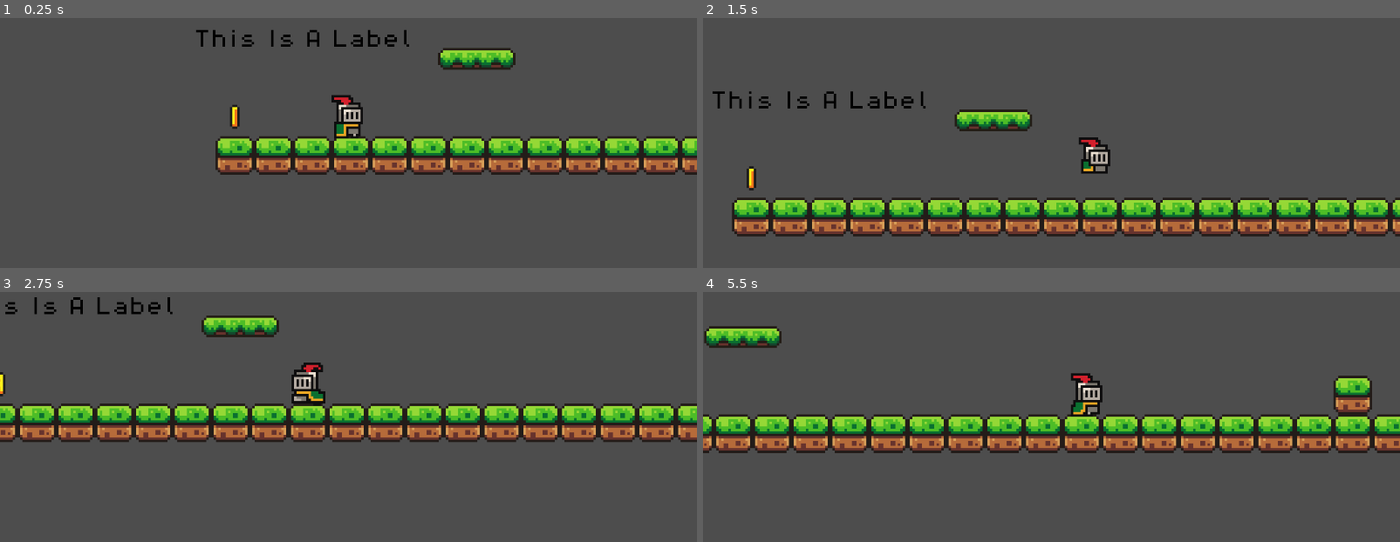
Above: before the commit, frames 1-4 (two rows, left to right).
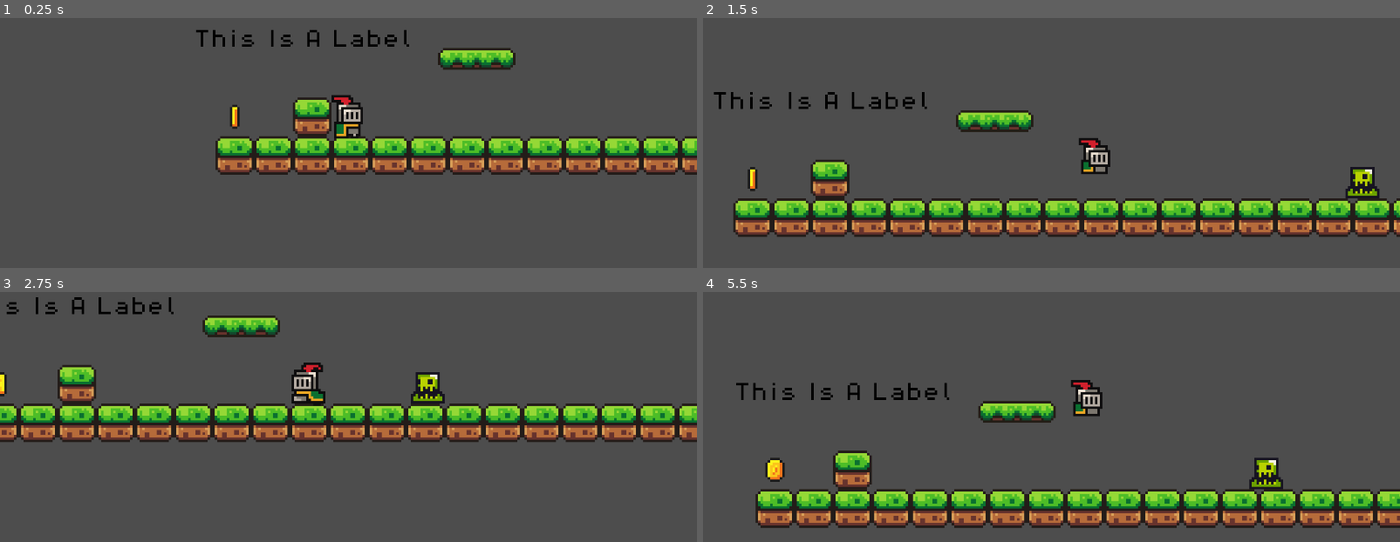
Above: after the commit, the same moments.

Repository: Mooshay105/Stem-Game-Project
Game: Godot game, scene res://sceens/main.tscn
The game is run twice, just before and just after one commit, with the same random seed, the same clock (stepped at 60 frames per second) and the same inputs.
Inputs:
- Up to frame 1 (0.25 s): no input
- Up to frame 2 (1.5 s): hold D (move_right) from 0.53 s (still down); tap Space (jump) at 0.77 s
- Up to frame 3 (2.75 s): tap Space (jump) at 1.52 s; release D (move_right) at 2.03 s; hold A (move_left) from 2.03 s (still down)
- Up to frame 4 (5.5 s): release A (move_left) at 2.78 s; hold D (move_right) 2.78-4.28 s; tap Space (jump) at 3.02, 3.77, 4.52 s; tap Shift (kill_key, bound only after the commit) at 4.15 s; hold A (move_left) 4.28-5.03 s; hold D (move_right) from 5.03 s (still down)

The runs differ from the first frame. In frame 1, 0.8% of the frame differs, in the area x 42-48%, y 31-48%; in frame 2, 7.4%; in frame 3, 4.7%; in frame 4, 33%, in the area x 0-100%, y 13-95%.

Commit message:
Do Stuff Like ALOT OF STUFF

Diff:
--- a/project.godot
+++ b/project.godot
@@ -34,6 +34,11 @@
 , Object(InputEventKey,"resource_local_to_scene":false,"resource_name":"","device":-1,"window_id":0,"alt_pressed":false,"shift_pressed":false,"ctrl_pressed":false,"meta_pressed":false,"pressed":false,"keycode":0,"physical_keycode":4194321,"key_label":0,"unicode":0,"echo":false,"script":null)
 ]
 }
+kill_key={
+"deadzone": 0.5,
+"events": [Object(InputEventKey,"resource_local_to_scene":false,"resource_name":"","device":-1,"window_id":0,"alt_pressed":false,"shift_pressed":false,"ctrl_pressed":false,"meta_pressed":false,"pressed":false,"keycode":0,"physical_keycode":4194325,"key_label":0,"unicode":0,"echo":false,"script":null)
+]
+}
 
 [rendering]
 
--- /dev/null
+++ b/sceens/kill.gd
@@ -0,0 +1,26 @@
+extends Area2D
+
+@onready var slime = $".."
+@onready var slimeSprite = $"../AnimatedSprite2D"
+@onready var timer = $"../Timer"
+@onready var killzone_collider = $"../Killzone/killzoneCollider"
+
+var isIn = false
+
+func _on_body_entered(body):
+	isIn = true
+
+func _on_body_exited(body):
+	isIn = false
+
+func _process(delta):
+	if Input.is_action_just_pressed("kill_key"):
+		if isIn == true:
+			killzone_collider.queue_free()
+			slimeSprite.play("die")
+			timer.start()
+
+
+func _on_timer_timeout():
+	slime.queue_free()
+	print("Died!")
--- a/sceens/killzone.tscn
+++ b/sceens/killzone.tscn
@@ -7,7 +7,7 @@
 script = ExtResource("1_30gle")
 
 [node name="Timer" type="Timer" parent="."]
-wait_time = 0.2
+wait_time = 0.1
 one_shot = true
 
 [connection signal="body_entered" from="." to="." method="_on_body_entered"]
--- a/sceens/main.tscn
+++ b/sceens/main.tscn
@@ -48,18 +48,6 @@
 8:0/0/physics_layer_0/linear_velocity = Vector2(0, 0)
 8:0/0/physics_layer_0/angular_velocity = 0.0
 8:0/0/physics_layer_0/polygon_0/points = PackedVector2Array(-8, -8, 8, -8, 8, 8, -8, 8)
-9:0/0 = 0
-9:0/0/physics_layer_0/linear_velocity = Vector2(0, 0)
-9:0/0/physics_layer_0/angular_velocity = 0.0
-9:0/0/physics_layer_0/polygon_0/points = PackedVector2Array(6.78125, -7.25, 8, -5.625, 8, 0, -8, -0.0625, -8, -8, -1.53125, -8, 1.28125, -7.125)
-10:0/0 = 0
-10:0/0/physics_layer_0/linear_velocity = Vector2(0, 0)
-10:0/0/physics_layer_0/angular_velocity = 0.0
-10:0/0/physics_layer_0/polygon_0/points = PackedVector2Array(-8, -6.25, 8, -6.0625, 8, 1.3125, -8, 1.3125)
-11:0/0 = 0
-11:0/0/physics_layer_0/linear_velocity = Vector2(0, 0)
-11:0/0/physics_layer_0/angular_velocity = 0.0
-11:0/0/physics_layer_0/polygon_0/points = PackedVector2Array(8, -8, 8, -0.3125, -8, 1.125, -8, -6.25)
 0:1/0 = 0
 0:1/0/physics_layer_0/linear_velocity = Vector2(0, 0)
 0:1/0/physics_layer_0/angular_velocity = 0.0
@@ -80,34 +68,6 @@
 4:1/0/physics_layer_0/linear_velocity = Vector2(0, 0)
 4:1/0/physics_layer_0/angular_velocity = 0.0
 4:1/0/physics_layer_0/polygon_0/points = PackedVector2Array(-8, -8, 8, -8, 8, 8, -8, 8)
-5:1/0 = 0
-5:1/0/physics_layer_0/linear_velocity = Vector2(0, 0)
-5:1/0/physics_layer_0/angular_velocity = 0.0
-5:1/0/physics_layer_0/polygon_0/points = PackedVector2Array(-8, -8, 8, -8, 8, 8, -8, 8)
-6:1/0 = 0
-6:1/0/physics_layer_0/linear_velocity = Vector2(0, 0)
-6:1/0/physics_layer_0/angular_velocity = 0.0
-6:1/0/physics_layer_0/polygon_0/points = PackedVector2Array(-8, -8, 8, -8, 8, 8, -8, 8)
-7:1/0 = 0
-7:1/0/physics_layer_0/linear_velocity = Vector2(0, 0)
-7:1/0/physics_layer_0/angular_velocity = 0.0
-7:1/0/physics_layer_0/polygon_0/points = PackedVector2Array(-8, -8, 8, -8, 8, 8, -8, 8)
-8:1/0 = 0
-8:1/0/physics_layer_0/linear_velocity = Vector2(0, 0)
-8:1/0/physics_layer_0/angular_velocity = 0.0
-8:1/0/physics_layer_0/polygon_0/points = PackedVector2Array(-8, -8, 8, -8, 8, 8, -8, 8)
-9:1/0 = 0
-9:1/0/physics_layer_0/linear_velocity = Vector2(0, 0)
-9:1/0/physics_layer_0/angular_velocity = 0.0
-9:1/0/physics_layer_0/polygon_0/points = PackedVector2Array(8, -6.25, 8, 1.125, -8, -1.25, -8, -8)
-10:1/0 = 0
-10:1/0/physics_layer_0/linear_velocity = Vector2(0, 0)
-10:1/0/physics_layer_0/angular_velocity = 0.0
-10:1/0/physics_layer_0/polygon_0/points = PackedVector2Array(-8, -6.25, 8, -6.0625, 8, 1.3125, -8, 1.3125)
-11:1/0 = 0
-11:1/0/physics_layer_0/linear_velocity = Vector2(0, 0)
-11:1/0/physics_layer_0/angular_velocity = 0.0
-11:1/0/physics_layer_0/polygon_0/points = PackedVector2Array(8, -8, 8, -0.3125, -8, 1.125, -8, -6.25)
 0:2/0 = 0
 0:2/0/physics_layer_0/linear_velocity = Vector2(0, 0)
 0:2/0/physics_layer_0/angular_velocity = 0.0
@@ -128,34 +88,6 @@
 4:2/0/physics_layer_0/linear_velocity = Vector2(0, 0)
 4:2/0/physics_layer_0/angular_velocity = 0.0
 4:2/0/physics_layer_0/polygon_0/points = PackedVector2Array(-8, -8, 8, -8, 8, 8, -8, 8)
-5:2/0 = 0
-5:2/0/physics_layer_0/linear_velocity = Vector2(0, 0)
-5:2/0/physics_layer_0/angular_velocity = 0.0
-5:2/0/physics_layer_0/polygon_0/points = PackedVector2Array(-8, -8, 8, -8, 8, 8, -8, 8)
-6:2/0 = 0
-6:2/0/physics_layer_0/linear_velocity = Vector2(0, 0)
-6:2/0/physics_layer_0/angular_velocity = 0.0
-6:2/0/physics_layer_0/polygon_0/points = PackedVector2Array(-8, -8, 8, -8, 8, 8, -8, 8)
-7:2/0 = 0
-7:2/0/physics_layer_0/linear_velocity = Vector2(0, 0)
-7:2/0/physics_layer_0/angular_velocity = 0.0
-7:2/0/physics_layer_0/polygon_0/points = PackedVector2Array(-8, -8, 8, -8, 8, 8, -8, 8)
-8:2/0 = 0
-8:2/0/physics_layer_0/linear_velocity = Vector2(0, 0)
-8:2/0/physics_layer_0/angular_velocity = 0.0
-8:2/0/physics_layer_0/polygon_0/points = PackedVector2Array(-8, -8, 8, -8, 8, 8, -8, 8)
-9:2/0 = 0
-9:2/0/physics_layer_0/linear_velocity = Vector2(0, 0)
-9:2/0/physics_layer_0/angular_velocity = 0.0
-9:2/0/physics_layer_0/polygon_0/points = PackedVector2Array(8, -6.25, 8, 1.125, -8, -1.25, -8, -8)
-10:2/0 = 0
-10:2/0/physics_layer_0/linear_velocity = Vector2(0, 0)
-10:2/0/physics_layer_0/angular_velocity = 0.0
-10:2/0/physics_layer_0/polygon_0/points = PackedVector2Array(-8, -6.25, 8, -6.0625, 8, 1.3125, -8, 1.3125)
-11:2/0 = 0
-11:2/0/physics_layer_0/linear_velocity = Vector2(0, 0)
-11:2/0/physics_layer_0/angular_velocity = 0.0
-11:2/0/physics_layer_0/polygon_0/points = PackedVector2Array(8, -8, 8, -0.3125, -8, 1.125, -8, -6.25)
 0:3/0 = 0
 0:3/0/physics_layer_0/linear_velocity = Vector2(0, 0)
 0:3/0/physics_layer_0/angular_velocity = 0.0
@@ -166,247 +98,75 @@
 2:3/0/physics_layer_0/linear_velocity = Vector2(0, 0)
 2:3/0/physics_layer_0/angular_velocity = 0.0
 2:3/0/physics_layer_0/polygon_0/points = PackedVector2Array(-8, -8, 8, -8, 8, 8, -8, 8)
-5:3/0 = 0
-5:3/0/physics_layer_0/linear_velocity = Vector2(0, 0)
-5:3/0/physics_layer_0/angular_velocity = 0.0
-6:3/0 = 0
-6:3/0/physics_layer_0/linear_velocity = Vector2(0, 0)
-6:3/0/physics_layer_0/angular_velocity = 0.0
-7:3/0 = 0
-7:3/0/physics_layer_0/linear_velocity = Vector2(0, 0)
-7:3/0/physics_layer_0/angular_velocity = 0.0
-8:3/0 = 0
-8:3/0/physics_layer_0/linear_velocity = Vector2(0, 0)
-8:3/0/physics_layer_0/angular_velocity = 0.0
-9:3/0 = 0
-9:3/0/physics_layer_0/linear_velocity = Vector2(0, 0)
-9:3/0/physics_layer_0/angular_velocity = 0.0
 0:4/0 = 0
 0:4/0/physics_layer_0/linear_velocity = Vector2(0, 0)
 0:4/0/physics_layer_0/angular_velocity = 0.0
 1:4/0 = 0
 1:4/0/physics_layer_0/linear_velocity = Vector2(0, 0)
 1:4/0/physics_layer_0/angular_velocity = 0.0
-5:4/0 = 0
-5:4/0/physics_layer_0/linear_velocity = Vector2(0, 0)
-5:4/0/physics_layer_0/angular_velocity = 0.0
-6:4/0 = 0
-6:4/0/physics_layer_0/linear_velocity = Vector2(0, 0)
-6:4/0/physics_layer_0/angular_velocity = 0.0
-7:4/0 = 0
-7:4/0/physics_layer_0/linear_velocity = Vector2(0, 0)
-7:4/0/physics_layer_0/angular_velocity = 0.0
-8:4/0 = 0
-8:4/0/physics_layer_0/linear_velocity = Vector2(0, 0)
-8:4/0/physics_layer_0/angular_velocity = 0.0
-9:4/0 = 0
-9:4/0/physics_layer_0/linear_velocity = Vector2(0, 0)
-9:4/0/physics_layer_0/angular_velocity = 0.0
 0:5/0 = 0
 0:5/0/physics_layer_0/linear_velocity = Vector2(0, 0)
 0:5/0/physics_layer_0/angular_velocity = 0.0
 1:5/0 = 0
 1:5/0/physics_layer_0/linear_velocity = Vector2(0, 0)
 1:5/0/physics_layer_0/angular_velocity = 0.0
-5:5/0 = 0
-5:5/0/physics_layer_0/linear_velocity = Vector2(0, 0)
-5:5/0/physics_layer_0/angular_velocity = 0.0
-6:5/0 = 0
-6:5/0/physics_layer_0/linear_velocity = Vector2(0, 0)
-6:5/0/physics_layer_0/angular_velocity = 0.0
-7:5/0 = 0
-7:5/0/physics_layer_0/linear_velocity = Vector2(0, 0)
-7:5/0/physics_layer_0/angular_velocity = 0.0
-8:5/0 = 0
-8:5/0/physics_layer_0/linear_velocity = Vector2(0, 0)
-8:5/0/physics_layer_0/angular_velocity = 0.0
 1:6/0 = 0
 1:6/0/physics_layer_0/linear_velocity = Vector2(0, 0)
 1:6/0/physics_layer_0/angular_velocity = 0.0
-5:6/0 = 0
-5:6/0/physics_layer_0/linear_velocity = Vector2(0, 0)
-5:6/0/physics_layer_0/angular_velocity = 0.0
-6:6/0 = 0
-6:6/0/physics_layer_0/linear_velocity = Vector2(0, 0)
-6:6/0/physics_layer_0/angular_velocity = 0.0
-7:6/0 = 0
-7:6/0/physics_layer_0/linear_velocity = Vector2(0, 0)
-7:6/0/physics_layer_0/angular_velocity = 0.0
-8:6/0 = 0
-8:6/0/physics_layer_0/linear_velocity = Vector2(0, 0)
-8:6/0/physics_layer_0/angular_velocity = 0.0
 0:7/0 = 0
 0:7/0/physics_layer_0/linear_velocity = Vector2(0, 0)
 0:7/0/physics_layer_0/angular_velocity = 0.0
 1:7/0 = 0
 1:7/0/physics_layer_0/linear_velocity = Vector2(0, 0)
 1:7/0/physics_layer_0/angular_velocity = 0.0
-3:7/0 = 0
-3:7/0/physics_layer_0/linear_velocity = Vector2(0, 0)
-3:7/0/physics_layer_0/angular_velocity = 0.0
-5:7/0 = 0
-5:7/0/physics_layer_0/linear_velocity = Vector2(0, 0)
-5:7/0/physics_layer_0/angular_velocity = 0.0
-6:7/0 = 0
-6:7/0/physics_layer_0/linear_velocity = Vector2(0, 0)
-6:7/0/physics_layer_0/angular_velocity = 0.0
-7:7/0 = 0
-7:7/0/physics_layer_0/linear_velocity = Vector2(0, 0)
-7:7/0/physics_layer_0/angular_velocity = 0.0
-8:7/0 = 0
-8:7/0/physics_layer_0/linear_velocity = Vector2(0, 0)
-8:7/0/physics_layer_0/angular_velocity = 0.0
 0:8/0 = 0
 0:8/0/physics_layer_0/linear_velocity = Vector2(0, 0)
 0:8/0/physics_layer_0/angular_velocity = 0.0
 1:8/0 = 0
 1:8/0/physics_layer_0/linear_velocity = Vector2(0, 0)
 1:8/0/physics_layer_0/angular_velocity = 0.0
-2:8/0 = 0
-2:8/0/physics_layer_0/linear_velocity = Vector2(0, 0)
-2:8/0/physics_layer_0/angular_velocity = 0.0
-3:8/0 = 0
-3:8/0/physics_layer_0/linear_velocity = Vector2(0, 0)
-3:8/0/physics_layer_0/angular_velocity = 0.0
-4:8/0 = 0
-4:8/0/physics_layer_0/linear_velocity = Vector2(0, 0)
-4:8/0/physics_layer_0/angular_velocity = 0.0
-5:8/0 = 0
-5:8/0/physics_layer_0/linear_velocity = Vector2(0, 0)
-5:8/0/physics_layer_0/angular_velocity = 0.0
-6:8/0 = 0
-6:8/0/physics_layer_0/linear_velocity = Vector2(0, 0)
-6:8/0/physics_layer_0/angular_velocity = 0.0
-7:8/0 = 0
-7:8/0/physics_layer_0/linear_velocity = Vector2(0, 0)
-7:8/0/physics_layer_0/angular_velocity = 0.0
-8:8/0 = 0
-8:8/0/physics_layer_0/linear_velocity = Vector2(0, 0)
-8:8/0/physics_layer_0/angular_velocity = 0.0
 0:9/0 = 0
 0:9/0/physics_layer_0/linear_velocity = Vector2(0, 0)
 0:9/0/physics_layer_0/angular_velocity = 0.0
 1:9/0 = 0
 1:9/0/physics_layer_0/linear_velocity = Vector2(0, 0)
 1:9/0/physics_layer_0/angular_velocity = 0.0
-2:9/0 = 0
-2:9/0/physics_layer_0/linear_velocity = Vector2(0, 0)
-2:9/0/physics_layer_0/angular_velocity = 0.0
-3:9/0 = 0
-3:9/0/physics_layer_0/linear_velocity = Vector2(0, 0)
-3:9/0/physics_layer_0/angular_velocity = 0.0
-4:9/0 = 0
-4:9/0/physics_layer_0/linear_velocity = Vector2(0, 0)
-4:9/0/physics_layer_0/angular_velocity = 0.0
-5:9/0 = 0
-5:9/0/physics_layer_0/linear_velocity = Vector2(0, 0)
-5:9/0/physics_layer_0/angular_velocity = 0.0
-6:9/0 = 0
-6:9/0/physics_layer_0/linear_velocity = Vector2(0, 0)
-6:9/0/physics_layer_0/angular_velocity = 0.0
-7:9/0 = 0
-7:9/0/physics_layer_0/linear_velocity = Vector2(0, 0)
-7:9/0/physics_layer_0/angular_velocity = 0.0
 0:10/0 = 0
 0:10/0/physics_layer_0/linear_velocity = Vector2(0, 0)
 0:10/0/physics_layer_0/angular_velocity = 0.0
 1:10/0 = 0
 1:10/0/physics_layer_0/linear_velocity = Vector2(0, 0)
 1:10/0/physics_layer_0/angular_velocity = 0.0
-2:10/0 = 0
-2:10/0/physics_layer_0/linear_velocity = Vector2(0, 0)
-2:10/0/physics_layer_0/angular_velocity = 0.0
-3:10/0 = 0
-3:10/0/physics_layer_0/linear_velocity = Vector2(0, 0)
-3:10/0/physics_layer_0/angular_velocity = 0.0
-4:10/0 = 0
-4:10/0/physics_layer_0/linear_velocity = Vector2(0, 0)
-4:10/0/physics_layer_0/angular_velocity = 0.0
-6:10/0 = 0
-6:10/0/physics_layer_0/linear_velocity = Vector2(0, 0)
-6:10/0/physics_layer_0/angular_velocity = 0.0
 0:11/0 = 0
 0:11/0/physics_layer_0/linear_velocity = Vector2(0, 0)
 0:11/0/physics_layer_0/angular_velocity = 0.0
-1:11/0 = 0
-1:11/0/physics_layer_0/linear_velocity = Vector2(0, 0)
-1:11/0/physics_layer_0/angular_velocity = 0.0
-2:11/0 = 0
-2:11/0/physics_layer_0/linear_velocity = Vector2(0, 0)
-2:11/0/physics_layer_0/angular_velocity = 0.0
-3:11/0 = 0
-3:11/0/physics_layer_0/linear_velocity = Vector2(0, 0)
-3:11/0/physics_layer_0/angular_velocity = 0.0
-4:11/0 = 0
-4:11/0/physics_layer_0/linear_velocity = Vector2(0, 0)
-4:11/0/physics_layer_0/angular_velocity = 0.0
-5:11/0 = 0
-5:11/0/physics_layer_0/linear_velocity = Vector2(0, 0)
-5:11/0/physics_layer_0/angular_velocity = 0.0
-0:12/0 = 0
-0:12/0/physics_layer_0/linear_velocity = Vector2(0, 0)
-0:12/0/physics_layer_0/angular_velocity = 0.0
-1:12/0 = 0
-1:12/0/physics_layer_0/linear_velocity = Vector2(0, 0)
-1:12/0/physics_layer_0/angular_velocity = 0.0
-2:12/0 = 0
-2:12/0/physics_layer_0/linear_velocity = Vector2(0, 0)
-2:12/0/physics_layer_0/angular_velocity = 0.0
-3:12/0 = 0
-3:12/0/physics_layer_0/linear_velocity = Vector2(0, 0)
-3:12/0/physics_layer_0/angular_velocity = 0.0
-4:12/0 = 0
-4:12/0/physics_layer_0/linear_velocity = Vector2(0, 0)
-4:12/0/physics_layer_0/angular_velocity = 0.0
-0:13/0 = 0
-0:13/0/physics_layer_0/linear_velocity = Vector2(0, 0)
-0:13/0/physics_layer_0/angular_velocity = 0.0
-1:13/0 = 0
-1:13/0/physics_layer_0/linear_velocity = Vector2(0, 0)
-1:13/0/physics_layer_0/angular_velocity = 0.0
-2:13/0 = 0
-2:13/0/physics_layer_0/linear_velocity = Vector2(0, 0)
-2:13/0/physics_layer_0/angular_velocity = 0.0
-3:13/0 = 0
-3:13/0/physics_layer_0/linear_velocity = Vector2(0, 0)
-3:13/0/physics_layer_0/angular_velocity = 0.0
-4:13/0 = 0
-4:13/0/physics_layer_0/linear_velocity = Vector2(0, 0)
-4:13/0/physics_layer_0/angular_velocity = 0.0
-5:13/0 = 0
-5:13/0/physics_layer_0/linear_velocity = Vector2(0, 0)
-5:13/0/physics_layer_0/angular_velocity = 0.0
-0:14/0 = 0
-0:14/0/physics_layer_0/linear_velocity = Vector2(0, 0)
-0:14/0/physics_layer_0/angular_velocity = 0.0
-1:14/0 = 0
-1:14/0/physics_layer_0/linear_velocity = Vector2(0, 0)
-1:14/0/physics_layer_0/angular_velocity = 0.0
-2:14/0 = 0
-2:14/0/physics_layer_0/linear_velocity = Vector2(0, 0)
-2:14/0/physics_layer_0/angular_velocity = 0.0
-3:14/0 = 0
-3:14/0/physics_layer_0/linear_velocity = Vector2(0, 0)
-3:14/0/physics_layer_0/angular_velocity = 0.0
-4:14/0 = 0
-4:14/0/physics_layer_0/linear_velocity = Vector2(0, 0)
-4:14/0/physics_layer_0/angular_velocity = 0.0
-0:15/0 = 0
-0:15/0/physics_layer_0/linear_velocity = Vector2(0, 0)
-0:15/0/physics_layer_0/angular_velocity = 0.0
-1:15/0 = 0
-1:15/0/physics_layer_0/linear_velocity = Vector2(0, 0)
-1:15/0/physics_layer_0/angular_velocity = 0.0
-2:15/0 = 0
-2:15/0/physics_layer_0/linear_velocity = Vector2(0, 0)
-2:15/0/physics_layer_0/angular_velocity = 0.0
-3:15/0 = 0
-3:15/0/physics_layer_0/linear_velocity = Vector2(0, 0)
-3:15/0/physics_layer_0/angular_velocity = 0.0
-2:4/size_in_atlas = Vector2i(3, 3)
+3:3/0 = 0
+3:3/0/physics_layer_0/linear_velocity = Vector2(0, 0)
+3:3/0/physics_layer_0/angular_velocity = 0.0
+4:3/0 = 0
+4:3/0/physics_layer_0/linear_velocity = Vector2(0, 0)
+4:3/0/physics_layer_0/angular_velocity = 0.0
+4:4/0 = 0
+4:4/0/physics_layer_0/linear_velocity = Vector2(0, 0)
+4:4/0/physics_layer_0/angular_velocity = 0.0
+3:4/0 = 0
+3:4/0/physics_layer_0/linear_velocity = Vector2(0, 0)
+3:4/0/physics_layer_0/angular_velocity = 0.0
 2:4/0 = 0
 2:4/0/physics_layer_0/linear_velocity = Vector2(0, 0)
 2:4/0/physics_layer_0/angular_velocity = 0.0
+2:5/0 = 0
+2:5/0/physics_layer_0/linear_velocity = Vector2(0, 0)
+2:5/0/physics_layer_0/angular_velocity = 0.0
+3:5/0 = 0
+3:5/0/physics_layer_0/linear_velocity = Vector2(0, 0)
+3:5/0/physics_layer_0/angular_velocity = 0.0
+2:6/0 = 0
+2:6/0/physics_layer_0/linear_velocity = Vector2(0, 0)
+2:6/0/physics_layer_0/angular_velocity = 0.0
+0:6/0 = 0
+0:6/0/physics_layer_0/linear_velocity = Vector2(0, 0)
+0:6/0/physics_layer_0/angular_velocity = 0.0
 
 [sub_resource type="TileSet" id="TileSet_2tubu"]
 physics_layer_0/collision_layer = 1
@@ -448,6 +208,9 @@
 [node name="slime" parent="Slimes" instance=ExtResource("3_v3d82")]
 position = Vector2(-217, -1)
 
+[node name="slime2" parent="Slimes" instance=ExtResource("3_v3d82")]
+position = Vector2(-312, 0)
+
 [node name="Labels" type="Node" parent="."]
 
 [node name="Label" type="Label" parent="Labels"]
@@ -466,7 +229,7 @@
 format = 2
 layer_0/name = "Background"
 layer_1/name = "Midground"
-layer_1/tile_data = PackedInt32Array(65498, 0, 0, 65499, 0,  …(221 unchanged characters)… 0, 65524, 0, 0, 65525, 0, 0, -11, 0, 0, -16, 0, 0, 65510, 0, 0, 65511, 0, 0, 65512, 0, 0, 65513, 0, 0, 65514, 0, 0, 65515, 0, 0, 65516, 0, 0)
+layer_1/tile_data = PackedInt32Array(65498, 0, 0, 65499, 0,  …(221 unchanged characters)… 0, 65524, 0, 0, 65525, 0, 0, -11, 0, 0, 65510, 0, 0, 65511, 0, 0, 65512, 0, 0, 65513, 0, 0, 65514, 0, 0, 65515, 0, 0, 65516, 0, 0, -36, 0, 0, -17, 0, 0)
 
 [node name="Player" parent="." instance=ExtResource("1_f4gsb")]
 position = Vector2(-553, -6)
--- a/sceens/player.tscn
+++ b/sceens/player.tscn
@@ -314,3 +314,7 @@
 [node name="CollisionShape2D" type="CollisionShape2D" parent="."]
 position = Vector2(0, -6)
 shape = SubResource("CircleShape2D_hrlqp")
+
+[node name="Kill" type="CollisionShape2D" parent="."]
+position = Vector2(0, -12)
+shape = SubResource("CircleShape2D_hrlqp")
--- a/sceens/slime.tscn
+++ b/sceens/slime.tscn
@@ -1,8 +1,13 @@
-[gd_scene load_steps=10 format=3 uid="uid://rd0faexl2t1g"]
+[gd_scene load_steps=12 format=3 uid="uid://rd0faexl2t1g"]
 
-[ext_resource type="Texture2D" uid="uid://o7m75xaf1xfw" path="res://assets/sprites/slime_green.png" id="1_dokh1"]
+[ext_resource type="Texture2D" uid="uid://dwq0j7fwsgtxm" path="res://assets/sprites/slime_green.png" id="1_dokh1"]
 [ext_resource type="Script" path="res://scripts/slime.gd" id="1_xhasr"]
-[ext_resource type="PackedScene" uid="uid://b7u2xh6g8dvny" path="res://scenes/killzone.tscn" id="2_3gl7j"]
+[ext_resource type="PackedScene" uid="uid://b7u2xh6g8dvny" path="res://sceens/killzone.tscn" id="2_3gl7j"]
+[ext_resource type="Script" path="res://sceens/kill.gd" id="4_agqb0"]
+
+[sub_resource type="AtlasTexture" id="AtlasTexture_1l1ej"]
+atlas = ExtResource("1_dokh1")
+region = Rect2(48, 54, 24, 18)
 
 [sub_resource type="AtlasTexture" id="AtlasTexture_eieih"]
 atlas = ExtResource("1_dokh1")
@@ -24,6 +29,14 @@
 animations = [{
 "frames": [{
 "duration": 1.0,
+"texture": SubResource("AtlasTexture_1l1ej")
+}],
+"loop": false,
+"name": &"die",
+"speed": 5.0
+}, {
+"frames": [{
+"duration": 1.0,
 "texture": SubResource("AtlasTexture_eieih")
 }, {
 "duration": 1.0,
@@ -36,12 +49,12 @@
 "texture": SubResource("AtlasTexture_r5ewv")
 }],
 "loop": true,
-"name": &"default",
+"name": &"walk",
 "speed": 10.0
 }]
 
 [sub_resource type="RectangleShape2D" id="RectangleShape2D_terbh"]
-size = Vector2(14, 15)
+size = Vector2(18.9655, 10.3448)
 
 [node name="slime" type="Node2D"]
 script = ExtResource("1_xhasr")
@@ -49,14 +62,22 @@
 [node name="AnimatedSprite2D" type="AnimatedSprite2D" parent="."]
 position = Vector2(0, -12)
 sprite_frames = SubResource("SpriteFrames_hhe5e")
-autoplay = "default"
-frame = 2
-frame_progress = 0.197647
+animation = &"die"
+autoplay = "walk"
+frame_progress = 1.0
 
 [node name="Killzone" parent="." instance=ExtResource("2_3gl7j")]
 
-[node name="CollisionShape2D" type="CollisionShape2D" parent="Killzone"]
+[node name="killzoneCollider" type="CollisionShape2D" parent="Killzone"]
 position = Vector2(0, -9)
+shape = SubResource("RectangleShape2D_terbh")
+
+[node name="Kill" parent="." instance=ExtResource("2_3gl7j")]
+scale = Vector2(2.32, 2.32)
+script = ExtResource("4_agqb0")
+
+[node name="CollisionShape2D" type="CollisionShape2D" parent="Kill"]
+position = Vector2(0, -5.17242)
 shape = SubResource("RectangleShape2D_terbh")
 
 [node name="RayCastRight" type="RayCast2D" parent="."]
@@ -66,3 +87,10 @@
 [node name="RayCastLeft" type="RayCast2D" parent="."]
 position = Vector2(0, -9)
 target_position = Vector2(-13, 0)
+
+[node name="Timer" type="Timer" parent="."]
+wait_time = 0.008
+
+[connection signal="body_entered" from="Killzone" to="." method="_on_killzone_body_entered"]
+[connection signal="body_exited" from="Kill" to="Kill" method="_on_body_exited"]
+[connection signal="timeout" from="Timer" to="Kill" method="_on_timer_timeout"]
--- a/scripts/killzone.gd
+++ b/scripts/killzone.gd
@@ -1,13 +1,13 @@
 extends Area2D
 
 @onready var timer = $Timer
+var Body
 
 func _on_body_entered(body):
-	print("You Died!")
-	body.get_node("CollisionShape2D").queue_free()
-	Engine.time_scale = 0.5
+	Body = body
 	timer.start()
 
 func _on_timer_timeout():
-	Engine.time_scale = 1.0
+	print("You Died!")
+	Body.get_node("CollisionShape2D").queue_free()
 	get_tree().reload_current_scene()
Binary file changed: assets/sprites/world_tileset.png
